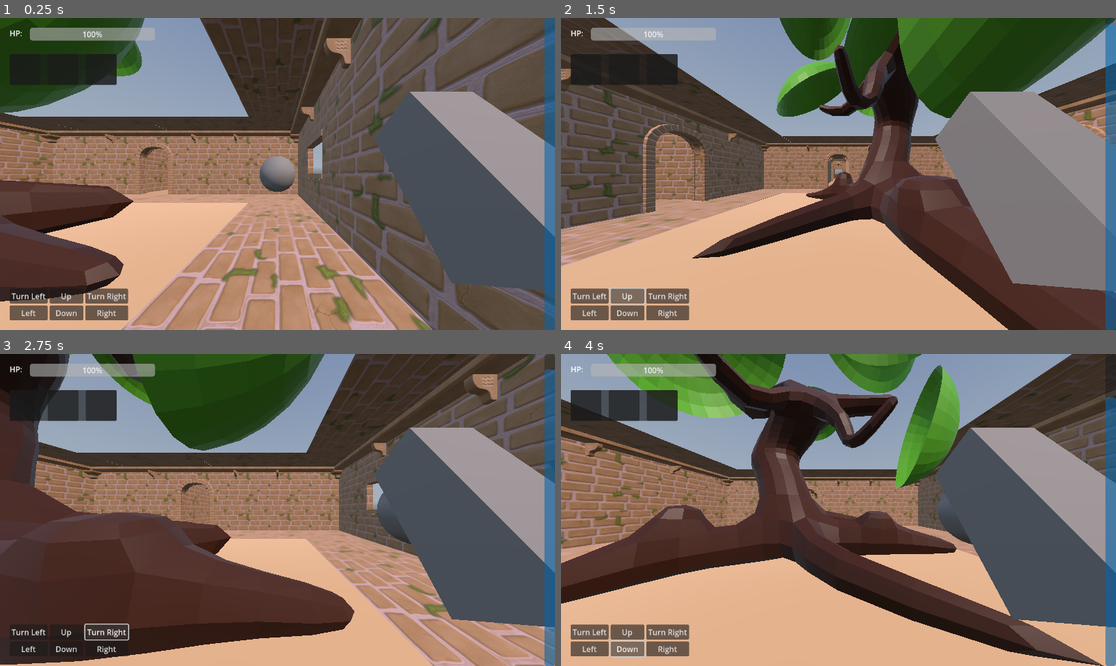
Above: before the commit, frames 1-4 (two rows, left to right).
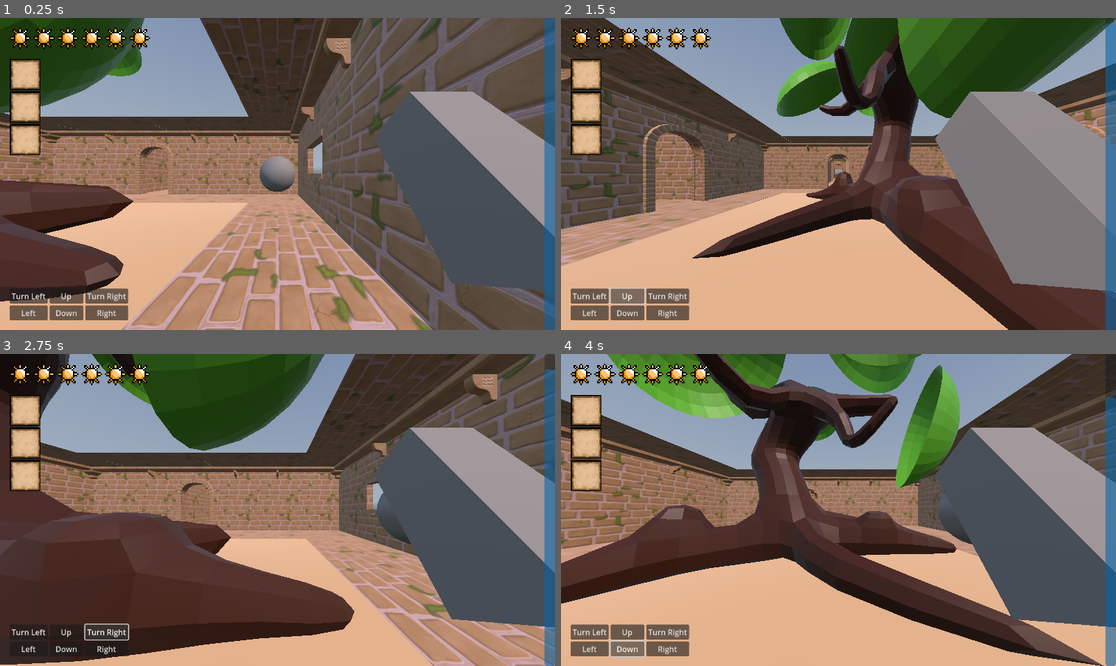
Above: after the commit, the same moments.

Repository: LegandGame/Dungeon-Crawler-Jam-2025
Game: Godot game, scene res://Environment/test_scene.tscn
The game is run twice, just before and just after one commit, with the same random seed, the same clock (stepped at 60 frames per second) and the same inputs. A sky picture missing from this copy of the repository is replaced by a grey-blue gradient.
Inputs:
- Up to frame 1 (0.25 s): no input
- Up to frame 2 (1.5 s): click "Turn Left" at 0.5 s; click "Up" at 1.25 s
- Up to frame 3 (2.75 s): click "Turn Right" at 2 s
- Up to frame 4 (4 s): click "Left" at 2.75 s; click "Down" at 3.5 s

The runs differ from the first frame. In frame 1, 4.2% of the frame differs, in the area x 1-28%, y 3-45%; in frame 2, 4.1%; in frame 3, 4.1%; in frame 4, 4.3%, in the area x 1-29%, y 3-45%.

Commit message:
Updated UI icons for HP and Inventory
minus falling castle

Diff:
--- a/Common/Globs.gd
+++ b/Common/Globs.gd
@@ -1,5 +1,6 @@
 extends Node
 
+const MAX_HP = 6
 const TILEWIDTH  : int = 2
 const TIME_REMAINING_MAX: int = 100
 const TIME_REMAINING_LOWER: int = 1
--- a/Entites/player/player.gd
+++ b/Entites/player/player.gd
@@ -1,7 +1,6 @@
 class_name Player extends Node3D
 
 const TRAVEL_TIME := 0.3
-const MAX_HP = 40
 
 @onready var rayFront : RayCast3D = $RayCastFront
 @onready var rayBack : RayCast3D = $RayCastBack
@@ -13,8 +12,6 @@
 
 @export var inventory_data: InventoryData
 
-
-
 var tween
 var speed : int = 1
 # # used to prevent weird shenanigans with attacking while moving (MUST be @export for animation)
@@ -23,11 +20,12 @@
 signal player_HealthChange
 signal update_inventory_visual
 signal free_hostage
+signal game_over
 
 func _ready() -> void:
 	# connect all signals here
 	hurtBox.connect("hurt", takeDamage)
-	health.setHealth(MAX_HP)
+	health.setHealth(Globs.MAX_HP)
 
 func _physics_process(_delta: float) -> void:
 	# check that we arent mid action before trying to do another action
@@ -60,9 +58,9 @@
 
 func takeDamage(damage :int) -> void:
 	health.damage(damage)
-	player_HealthChange.emit(MAX_HP,health.health)
+	player_HealthChange.emit(health.health, Globs.MAX_HP)
 	if health.health <= 0:
-		get_tree().call_deferred("reload_current_scene")
+		game_over.emit()
 
 func moveForward() -> void:
 	if not rayFront.is_colliding():
--- a/Environment/test_scene.gd
+++ b/Environment/test_scene.gd
@@ -2,17 +2,22 @@
 
 var mouse = Vector2()
 var timeRemaining = Globs.TIME_REMAINING_MAX
+var playerHP = Globs.MAX_HP
 const DIST = 3
 
 @onready var movementUI := $"HUD/Movement UI"
 @onready var player := $player
 @onready var inventory: PanelContainer = $HUD/Inventory
 @onready var hostage: Area3D = $Hostage
+@onready var hp_ui: MarginContainer = $"HUD/HP UI"
+
 #@onready var hostage_2: Area3D = $Hostage2
 
 func _ready():
-	player.player_HealthChange.connect($"HUD/HP UI/HP Bar".update_with_tween)
+	hp_ui.populate_hp_icons(playerHP,playerHP)
+	player.player_HealthChange.connect(hp_ui.populate_hp_icons)
 	player.player_step.connect(reduce_time_remaining)
+	player.game_over.connect(game_over)
 	movementUI.movement_UI_Pressed_D.connect(player.moveBack)
 	movementUI.movement_UI_Pressed_U.connect(player.moveForward)
 	movementUI.movement_UI_Pressed_L.connect(player.moveLeft)
@@ -52,4 +57,7 @@
 	timeRemaining -= randi_range(Globs.TIME_REMAINING_LOWER,Globs.TIME_REMAINING_UPPER)
 	$HUD.update_with_tween(Globs.TIME_REMAINING_MAX, timeRemaining)
 	if timeRemaining <= 0:
-		$Screens/GameOverMenu.gameover()
+		game_over()
+
+func game_over():
+	$Screens/GameOverMenu.gameover()
--- a/Environment/test_scene.tscn
+++ b/Environment/test_scene.tscn
@@ -1,15 +1,16 @@
-[gd_scene load_steps=19 format=3 uid="uid://lfwam0gb06br"]
+[gd_scene load_steps=20 format=3 uid="uid://lfwam0gb06br"]
 
-[ext_resource type="PackedScene" uid="uid://sdyq6qh25kh" path="res://Entites/player/player.tscn" id="1_c06ff"]
+[ext_resource type="PackedScene" uid="uid://sdyq6qh25kh" path="res://Entites/Player/player.tscn" id="1_c06ff"]
 [ext_resource type="Script" uid="uid://c31kh8h8m8ftc" path="res://Environment/test_scene.gd" id="1_v1n0n"]
 [ext_resource type="PackedScene" uid="uid://c1r5j1f33knm" path="res://Entites/Hostage/hostage.tscn" id="3_gbjsn"]
-[ext_resource type="Script" uid="uid://brwgb3jucspw5" path="res://UI/HUD/hp_bar.gd" id="4_1ctfe"]
 [ext_resource type="PackedScene" uid="uid://ccnvmwxx1fwl1" path="res://Entites/Enemy/enemy.tscn" id="4_5b75d"]
+[ext_resource type="Texture2D" uid="uid://cgcf2x7ulugoe" path="res://Assets/Icons/blue_hostage_icon.png" id="4_m313d"]
 [ext_resource type="Script" uid="uid://dw4htn6xntn3t" path="res://UI/HUD/hud.gd" id="5_fvnsb"]
 [ext_resource type="Script" uid="uid://thhhk4qd7l8b" path="res://UI/HUD/movement_ui.gd" id="5_gqipa"]
 [ext_resource type="MeshLibrary" uid="uid://brxlkwk3b3gar" path="res://Assets/Models/dungeon_tiles.tres" id="7_gbb08"]
 [ext_resource type="PackedScene" uid="uid://blu3qvqm7gegr" path="res://UI/Inventory/inventory.tscn" id="8_mm60m"]
 [ext_resource type="PackedScene" uid="uid://ddgeybu0nfdaa" path="res://UI/Game Over Menu/gameover_menu.tscn" id="9_5b75d"]
+[ext_resource type="Script" uid="uid://c3cmsxwlqc5ds" path="res://UI/HUD/hp_ui.gd" id="9_m313d"]
 [ext_resource type="PackedScene" uid="uid://co2j7rusbpalw" path="res://UI/Pause Menu/pause_menu.tscn" id="9_pma81"]
 [ext_resource type="Texture2D" uid="uid://b14n4vrnvntgj" path="res://Assets/Textures/industrial_sunset_puresky_4k.exr" id="12_y8rls"]
 [ext_resource type="PackedScene" uid="uid://ba2v00g30vd6e" path="res://Assets/Models/Hub_Tree.glb" id="13_iamwp"]
@@ -48,6 +49,7 @@
 
 [node name="Hostage" parent="." instance=ExtResource("3_gbjsn")]
 transform = Transform3D(1, 0, 0, 0, 1, 0, 0, 0, 1, -1, 1, 5)
+hostage_Name = ExtResource("4_m313d")
 
 [node name="Enemy" parent="." instance=ExtResource("4_5b75d")]
 transform = Transform3D(1, 0, 0, 0, 1, 0, 0, 0, 1, -1, 1, -3)
@@ -102,30 +104,6 @@
 action_mode = 0
 text = "Right"
 
-[node name="HP UI" type="HSplitContainer" parent="HUD"]
-anchors_preset = 1
-anchor_left = 1.0
-anchor_right = 1.0
-offset_left = -1132.0
-offset_top = 20.0
-offset_right = -830.0
-offset_bottom = 52.0
-grow_horizontal = 0
-split_offset = 30
-
-[node name="HP Label" type="RichTextLabel" parent="HUD/HP UI"]
-layout_mode = 2
-text = "HP:"
-scroll_active = false
-tab_size = 6
-
-[node name="HP Bar" type="ProgressBar" parent="HUD/HP UI"]
-layout_mode = 2
-tooltip_text = "Hp:"
-step = 1.0
-value = 100.0
-script = ExtResource("4_1ctfe")
-
 [node name="TimeRemaining" type="ProgressBar" parent="HUD"]
 self_modulate = Color(0.0352941, 0.545098, 0.913725, 1)
 offset_left = 1130.0
@@ -137,9 +115,27 @@
 
 [node name="Inventory" parent="HUD" instance=ExtResource("8_mm60m")]
 offset_left = 20.0
-offset_top = 75.0
-offset_right = 40.416
-offset_bottom = 94.912
+offset_top = 85.0
+offset_bottom = 105.0
+
+[node name="PanelContainer" type="PanelContainer" parent="HUD"]
+offset_left = 20.0
+offset_top = 20.0
+offset_right = 20.0
+offset_bottom = 20.0
+scale = Vector2(0.4, 0.4)
+
+[node name="HP UI" type="MarginContainer" parent="HUD"]
+offset_left = 20.0
+offset_top = 20.0
+offset_right = 20.0
+offset_bottom = 20.0
+scale = Vector2(0.4, 0.4)
+script = ExtResource("9_m313d")
+
+[node name="HBoxContainer" type="HBoxContainer" parent="HUD/HP UI"]
+layout_mode = 2
+theme_override_constants/separation = 15
 
 [node name="GridMap1" type="GridMap" parent="."]
 mesh_library = ExtResource("7_gbb08")
--- /dev/null
+++ b/UI/HUD/hp_ui.gd
@@ -0,0 +1,27 @@
+extends MarginContainer
+
+@onready var icon_grid: HBoxContainer = $HBoxContainer
+const ENERGY_FULL = preload("res://Assets/Icons/energy_full.png")
+const ENERGY_EMPTY = preload("res://Assets/Icons/energy_empty.png")
+var fullIcon = TextureRect.new()
+var emptyIcon = TextureRect.new()
+
+func _ready() -> void:
+	fullIcon.texture = ENERGY_FULL
+	fullIcon.size = Vector2(10,10)
+	emptyIcon.texture = ENERGY_EMPTY
+	emptyIcon.size = Vector2(10,10)
+
+
+func populate_hp_icons (currentHp:int, maxHp:int) -> void:
+	print(maxHp,currentHp)
+	var hpLost = maxHp-currentHp
+	#clear HP icons
+	for child in icon_grid.get_children():
+		child.queue_free()
+	#re-draw HP icons
+	for n in currentHp:
+		icon_grid.add_child(fullIcon.duplicate())
+
+	for n in hpLost:
+		icon_grid.add_child(emptyIcon.duplicate())
--- a/UI/Inventory/inventory.gd
+++ b/UI/Inventory/inventory.gd
@@ -2,7 +2,7 @@
 
 const SLOT = preload("res://UI/Inventory/slot.tscn")
 
-@onready var item_grid: HBoxContainer = $MarginContainer/HBoxContainer
+@onready var item_grid: VBoxContainer = $MarginContainer/VBoxContainer
 const BLANK_INVENTORY:InventoryData = preload("res://UI/Inventory/blank_inventory.tres")
 
 
--- a/UI/Inventory/inventory.tscn
+++ b/UI/Inventory/inventory.tscn
@@ -10,6 +10,5 @@
 [node name="MarginContainer" type="MarginContainer" parent="."]
 layout_mode = 2
 
-[node name="HBoxContainer" type="HBoxContainer" parent="MarginContainer"]
+[node name="VBoxContainer" type="VBoxContainer" parent="MarginContainer"]
 layout_mode = 2
-theme_override_constants/separation = 15
--- a/UI/Inventory/slot.tscn
+++ b/UI/Inventory/slot.tscn
@@ -1,19 +1,25 @@
-[gd_scene load_steps=2 format=3 uid="uid://fj0kbxqpchli"]
+[gd_scene load_steps=4 format=3 uid="uid://fj0kbxqpchli"]
 
+[ext_resource type="Texture2D" uid="uid://dx7cged4asies" path="res://Assets/Icons/inventory_boxes.png" id="1_45i4b"]
 [ext_resource type="Script" uid="uid://cqmjp56q5w8" path="res://UI/Inventory/slot.gd" id="1_psfh5"]
+
+[sub_resource type="StyleBoxTexture" id="StyleBoxTexture_45i4b"]
+texture = ExtResource("1_45i4b")
+region_rect = Rect2(0, 0, 163, 163)
 
 [node name="Slot" type="PanelContainer"]
 custom_minimum_size = Vector2(64, 64)
 offset_right = 40.0
 offset_bottom = 40.0
+theme_override_styles/panel = SubResource("StyleBoxTexture_45i4b")
 script = ExtResource("1_psfh5")
 
 [node name="MarginContainer" type="MarginContainer" parent="."]
 layout_mode = 2
-theme_override_constants/margin_left = 4
-theme_override_constants/margin_top = 4
-theme_override_constants/margin_right = 4
-theme_override_constants/margin_bottom = 4
+theme_override_constants/margin_left = 8
+theme_override_constants/margin_top = 9
+theme_override_constants/margin_right = 8
+theme_override_constants/margin_bottom = 9
 
 [node name="TextureRect" type="TextureRect" parent="MarginContainer"]
 layout_mode = 2
Binary file added: Assets/Icons/Castle_icon_anim_largeup.gif
Binary file added: Assets/Icons/Castle_icon_animlargedown.gif
Binary file added: Assets/Icons/Castle_icon_animlargemiddle.gif
Binary file added: Assets/Icons/blue_hostage_icon.png
Not shown, changed: Assets/Icons/blue_hostage_icon.png.import
Binary file added: Assets/Icons/brown_hostage_icon.png
Not shown, changed: Assets/Icons/brown_hostage_icon.png.import
Binary file added: Assets/Icons/energy_empty.png
Not shown, changed: Assets/Icons/energy_empty.png.import
Binary file added: Assets/Icons/energy_full.png
Not shown, changed: Assets/Icons/energy_full.png.import
Binary file added: Assets/Icons/green_hostage_icon.png
(and 9 more such lines)
